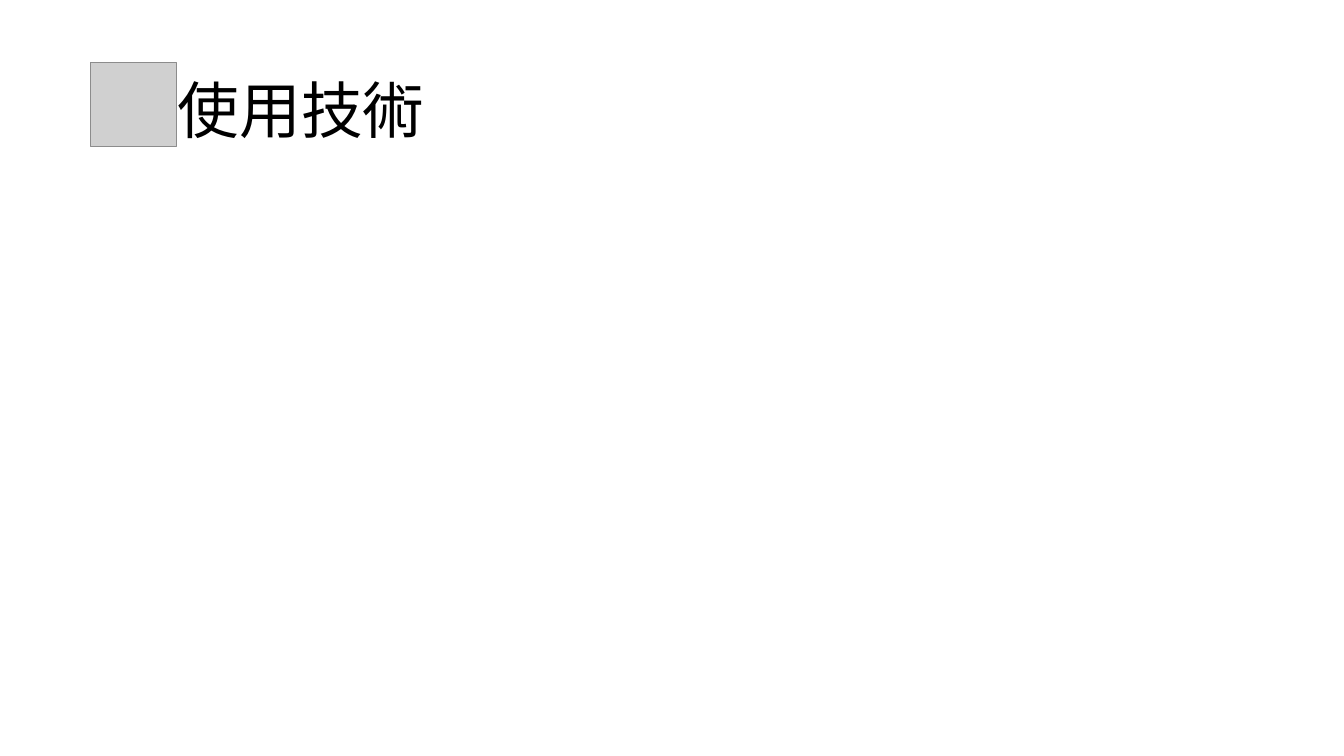
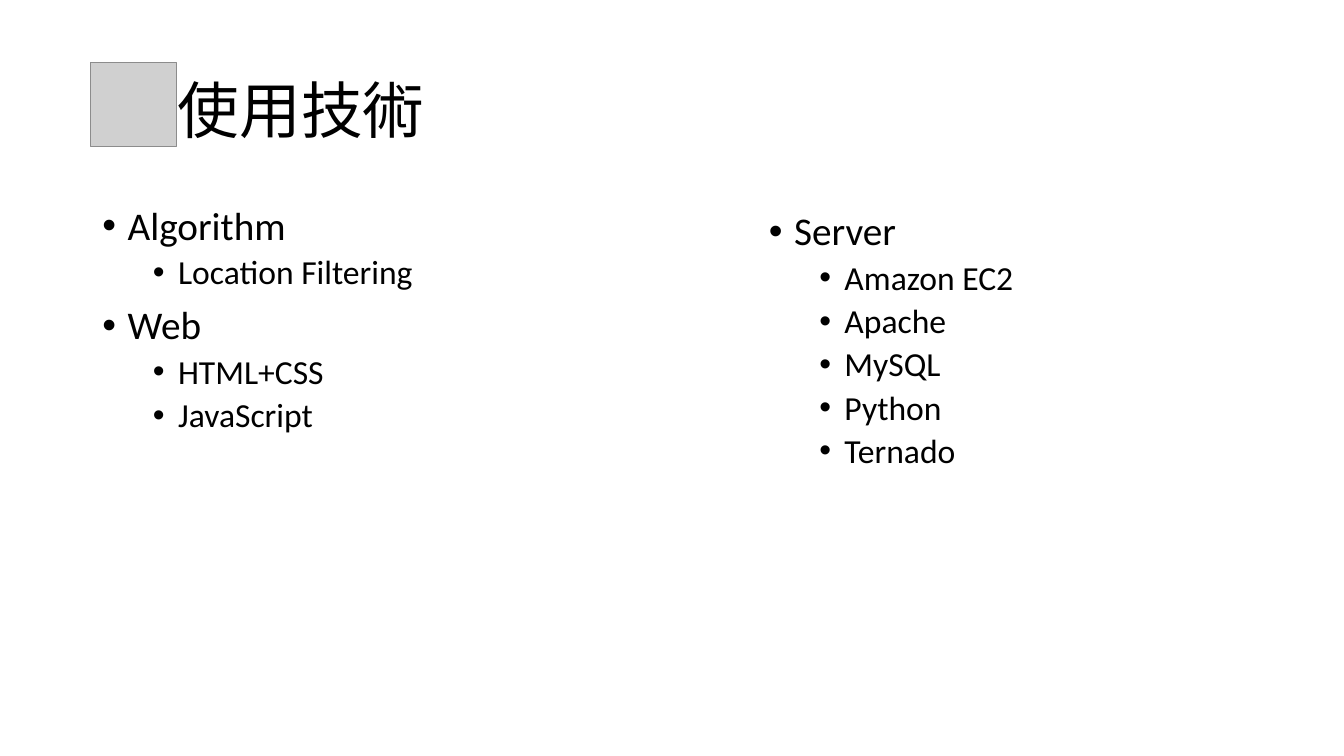
Before and after one commit to chartsai/HandOut, a slide deck: slide 9 of mock/HandOut.pptx. Drawn at 1344x756 pixels with LibreOffice and Linux fonts; fonts in the diff are those of the drawing; grey boxes stand for pictures. Boxes give left, top, right and bottom in pixels: in the first picture for what was removed or moved away, otherwise in the second. Text is boxed around its words. In the diff, an @@ line names an element or a change of style, - is before the commit and + after.

Commit message:
Add Technical Detail Page

```diff
--- a/mock/HandOut.pptx
+++ b/mock/HandOut.pptx
@@ text added at bbox=[128, 212, 412, 433], 24 pt, text #000000 @@
+• Algorithm
+  • Location Filtering
+• Web
+  • HTML+CSS
+  • JavaScript
@@ text added at bbox=[794, 219, 1013, 464], 24 pt, text #000000 @@
+• Server
+  • Amazon EC2
+  • Apache
+  • MySQL
+  • Python
+  • Ternado
```
